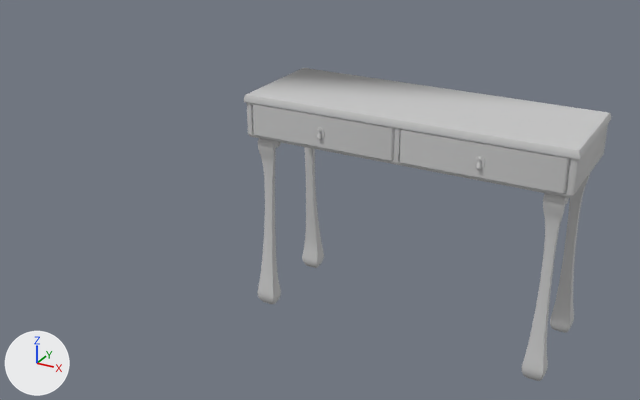
Two versions of the FBX model VRProjectProto_update/Assets/Drawer.FBX, one commit apart.
Rendered twice from a camera (50 mm lens) standing at (1.37, -3.76, 1.41) and looking at (-0.56, -0.24, -0.34). The lights are fixed; the arrows at lower left show +X, +Y and +Z. Where no turn or scale is listed for an object, it has been applied to the vertices.
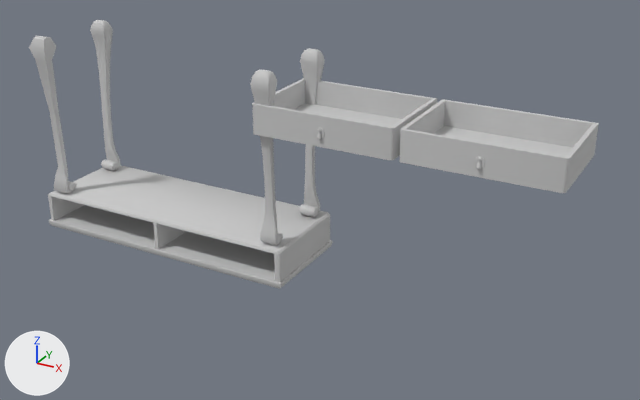
Boxes [x1, y1, x2, y2] around the edits, measured in the pictures (640 x 400 px):
'Box010', added
    after: [29, 20, 333, 289]
'Box001', deleted
    before: [244, 68, 611, 381]
    faces in mat_01___default (light grey #cacaca): [244, 68, 611, 198]
    faces in mat_02___default (light grey #cacaca): [258, 138, 590, 381]

The edits, one by one:
Material 'Main' (mat_main) is new.
Its base color is (0.588, 0.588, 0.588) (light grey #cacaca).
Its roughness is 0.859.
Mesh me_mesh_004_1 is new.
It has 1344 vertices, 2668 faces and spans x -9.0..143.0, y -46.0..37.0, z -70.0..9.0.
It uses material mat_main (light grey #cacaca).
Object 'Box001' (ob_box001) is deleted.
Object 'Box010' (ob_box010) is new; it shows me_mesh_004_1.
Its location is (-0.708, -0.06, -0.243).
Its rotation in degrees is (90, 0, 0).
Its scale is (-0.01, -0.0128, -0.0069).
